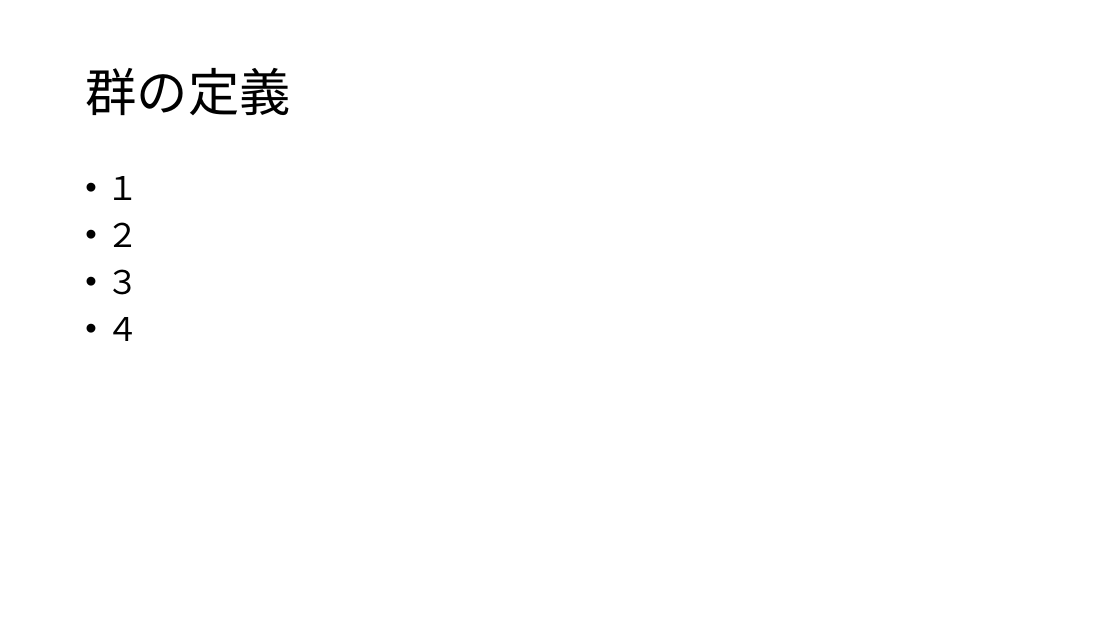
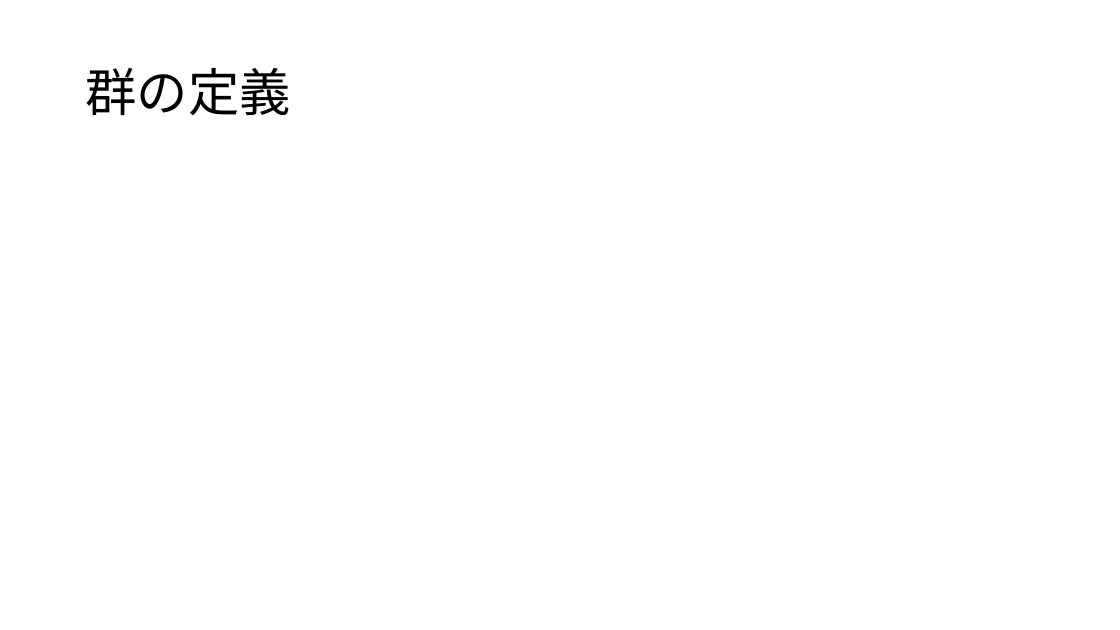
Before and after one commit to math-er/hyperbolic-space, a slide deck: slide 11 of 群の気持ち.pptx (slide 8 before the commit). Drawn at 1120x630 pixels with LibreOffice and Linux fonts; fonts in the diff are those of the drawing; grey boxes stand for pictures. Boxes give left, top, right and bottom in pixels: in the first picture for what was removed or moved away, otherwise in the second. Text is boxed around its words. In the diff, an @@ line names an element or a change of style, - is before the commit and + after.

Commit message:
chore(群の気持ち) update story

```diff
--- a/群の気持ち.pptx
+++ b/群の気持ち.pptx
@@ text removed at [106, 176, 139, 341] @@
-• １
-• ２
-• ３
-• ４
```
Also in this commit, not shown: 7 other slides changed, 5 slides added, 2 slides removed.
